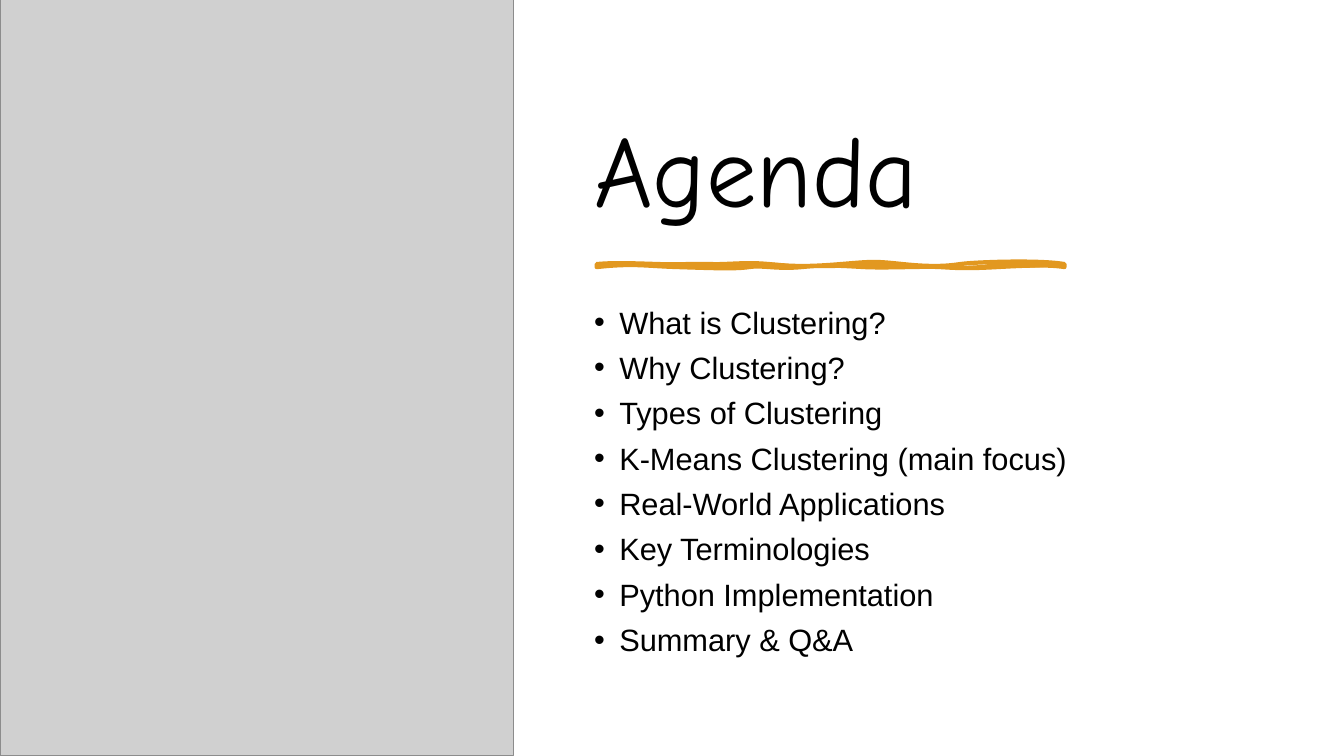
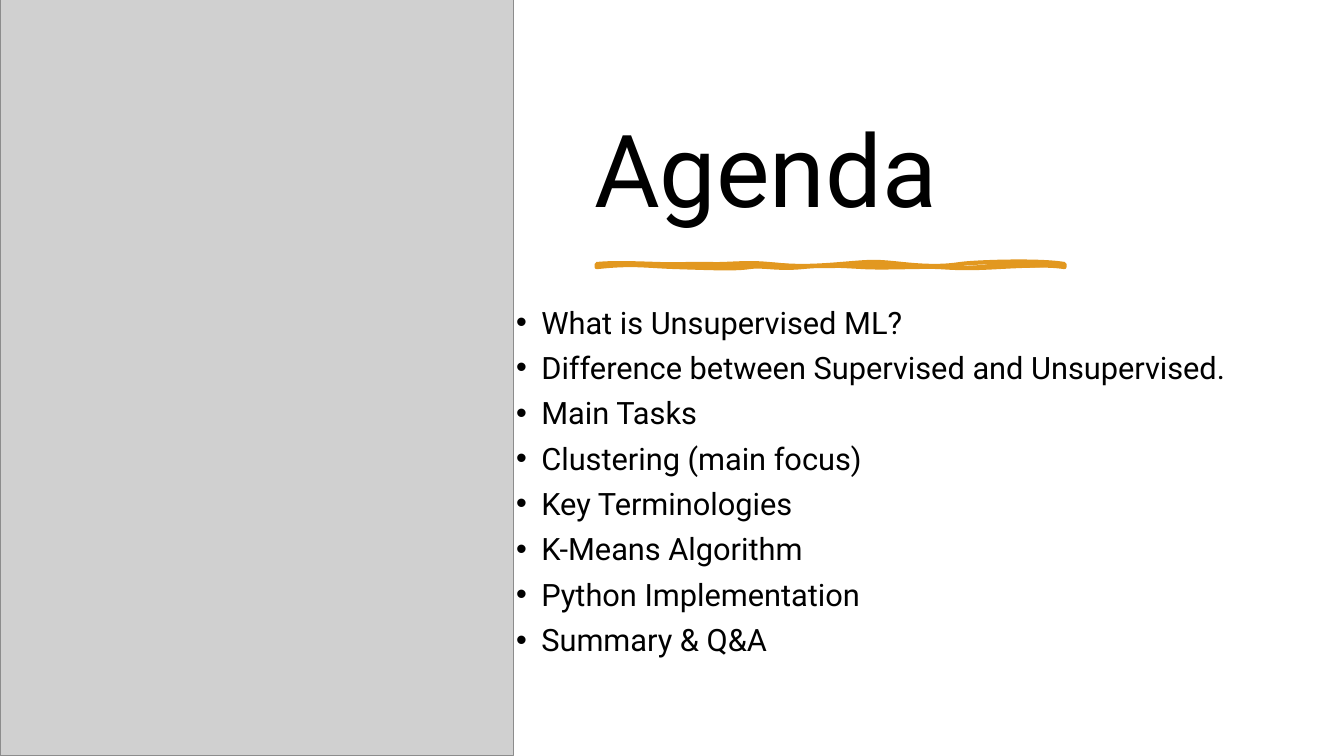
Before and after one commit to Ahmed-7-ML/Practical-Machine-Deep-Learning, a slide deck: slide 2 of Machine Learning/Unsupervised ML/Clustering/Clustering & KMeans.pptx. Drawn at 1344x756 pixels with LibreOffice and Linux fonts; fonts in the diff are those of the drawing; grey boxes stand for pictures. Boxes give left, top, right and bottom in pixels: in the first picture for what was removed or moved away, otherwise in the second. Text is boxed around its words. In the diff, an @@ line names an element or a change of style, - is before the commit and + after.

Commit message:
Unsupervised ML

```diff
--- a/Machine Learning/Unsupervised ML/Clustering/Clustering & KMeans.pptx
+++ b/Machine Learning/Unsupervised ML/Clustering/Clustering & KMeans.pptx
@@ title "Agenda" at (594, 131, 937, 228): font Comic Neue to Roboto @@
@@ text "What is Unsupervised ML?": place and size @@
-text "What is Unsupervised ML?" at (619, 311, 1067, 657)
+text "What is Unsupervised ML?" at (541, 311, 1225, 658)
@@ text at (541, 311, 1225, 477): text changed; font Arial to Roboto @@
-• What is Clustering?
-• Why Clustering?
-• Types of Clustering
-• K-Means Clustering (main focus)
-• Real-World Applications
+• What is Unsupervised ML?
+• Difference between Supervised and Unsupervised.
+• Main Tasks
+• Clustering (main focus)
@@ text at (541, 492, 860, 658): font Arial to Roboto in "Key Terminologies", "Python Implementation", "Summary & Q&A" @@
@@ text at (541, 537, 802, 567): paragraph added @@
+• K-Means Algorithm
```
Also in this commit, not shown: 1 other slide changed, 9 slides added, 3 slides removed.
